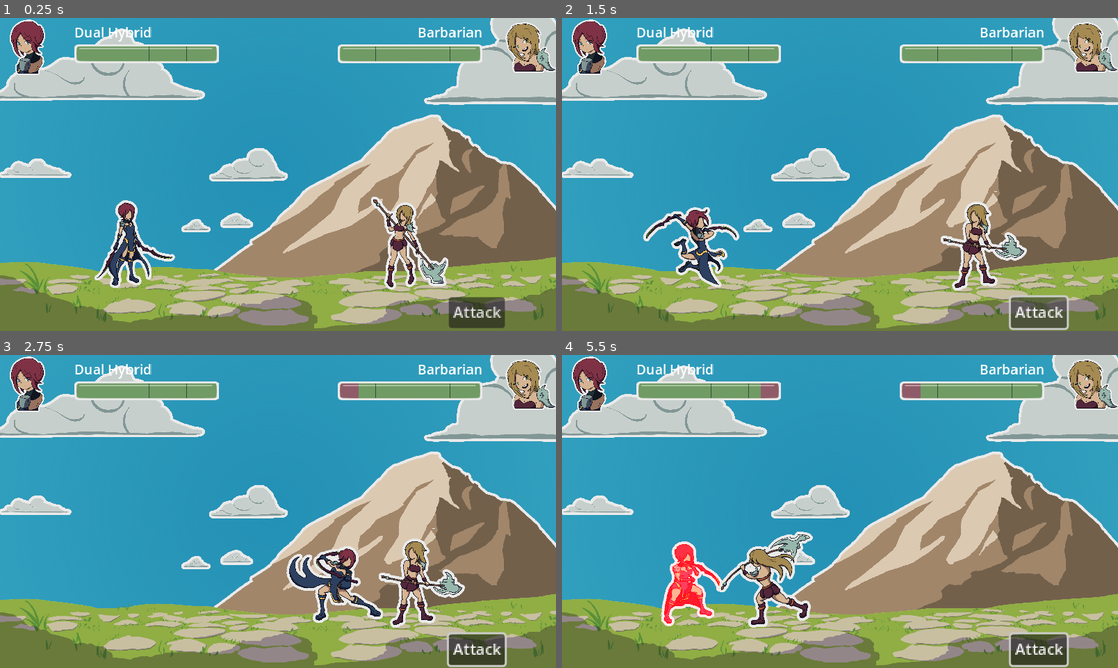
Above: before the commit, frames 1-4 (two rows, left to right).
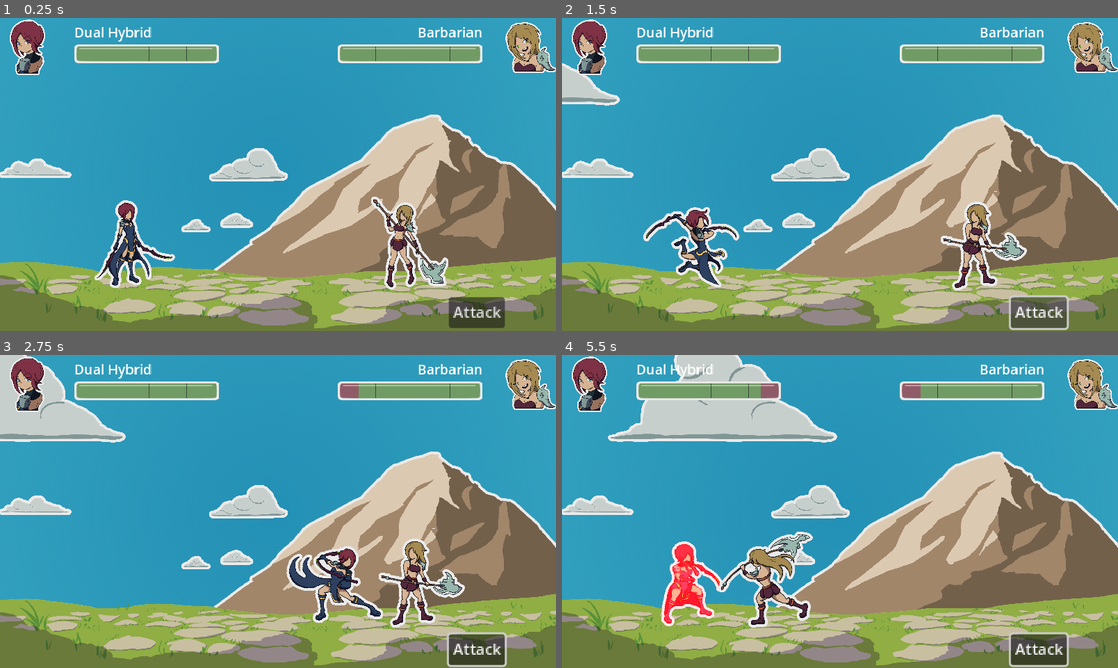
Above: after the commit, the same moments.

Repository: MajorZiploc/sticker_book_moments
Game: Godot game, scene res://lvls/battle_scene.tscn
Two runs of this game, one before a commit and one after it. Both use one fixed random seed, a clock stepped at 60 frames per second and the inputs below.
Inputs (mouse positions are in pixels of both pictures, inside the frame that each line leads up to):
- Up to frame 1 (0.25 s): no input
- Up to frame 2 (1.5 s): tap Enter (ui_accept) at 0.5, 0.77 s; move the mouse to (962, 158) at 0.52 s; hold D (right) 0.53-1.25 s; hold F 0.53-1.25 s; click (962, 158) at 0.67 s; click "Attack" at 1.25 s
- Up to frame 3 (2.75 s): move the mouse to (166, 527) at 2.02 s; hold S (down) from 2.03 s (still down); tap Space at 2.1 s; tap Enter (ui_accept) at 2.27 s
- Up to frame 4 (5.5 s): move the mouse to (895, 442) at 2.77 s; release S (down) at 2.78 s; hold D (right) 2.78-3.53 s; hold F 2.78-3.53 s; move the mouse to (812, 574) at 3.52 s; hold W (up) 3.53-4.28 s; tap Space at 3.6, 5.1 s; click (812, 574) at 3.67 s; tap Enter (ui_accept) at 3.77, 4.52, 5.27 s; move the mouse to (1006, 558) at 4.27 s; hold F 4.28-5.03 s; hold A (left) from 4.28 s (still down); move the mouse to (673, 464) at 5.02 s

The runs differ from the first frame. In frame 1, 7.1% of the frame differs, in the area x 0-100%, y 0-28%; in frame 2, 7.1%; in frame 3, 7.0%; in frame 4, 8.4%.

Commit message:
init lg_cloud movements

Diff:
--- a/lvls/battle_scene.gd
+++ b/lvls/battle_scene.gd
@@ -18,6 +18,20 @@
     self.name = name;
     self.bust = bust;
 
+class Background:
+  var lg_clouds: Array[Sprite2D];
+  var md_clouds: Array[Sprite2D];
+  var sm_clouds: Array[Sprite2D];
+  func _init(lg_clouds: Array[Sprite2D], md_clouds: Array[Sprite2D], sm_clouds: Array[Sprite2D]):
+    self.lg_clouds = lg_clouds;
+    self.md_clouds = md_clouds;
+    self.sm_clouds = sm_clouds;
+
+@onready var background = Background.new(
+  [$bg_root/lg_cloud, $bg_root/lg_cloud_2],
+  [],
+  [],
+);
 @onready var player = CombatUnit.new(
   $path_left/path_follow/battle_char,
   $path_left/path_follow,
@@ -49,6 +63,7 @@
 
 # Called when the node enters the scene tree for the first time.
 func _ready():
+  _hide_bg_eles();
   player.unit_data = CombatUnitData.entries[CombatUnitData.Type.DUAL_HYBRID];
   npc.unit_data = CombatUnitData.entries[CombatUnitData.Type.TWO_HANDED_AXER];
   player.char.update_sprite_texture(player.unit_data.sprite_path);
@@ -74,6 +89,7 @@
   npc.name.text = npc.unit_data.name;
   _update_unit_health_bar(player);
   _update_unit_health_bar(npc);
+  _init_bg_movements();
 
 func update_bust_texture(combat_unit: CombatUnit):
   var texture = load(combat_unit.unit_data.bust_path);
@@ -127,3 +143,22 @@
   elif !parry_attempted:
     parry_attempted = true;
     parry_attempted_ratio = npc.path_follow.progress_ratio;
+
+func _init_bg_movements():
+  for cloud in background.lg_clouds:
+    var left_off_screen_x = -1200;
+    var right_off_screen_x = 3300;
+    print(cloud);
+    cloud.position.x = left_off_screen_x;
+    cloud.visible = true;
+    var total_movetime = 20;
+    var timer_wait = total_movetime * 0.6;
+    var tween = create_tween();
+    tween.tween_property(cloud, "position:x", right_off_screen_x, total_movetime).set_trans(Tween.TRANS_LINEAR);
+    tween.tween_callback(func(): cloud.position.x = left_off_screen_x).set_delay(0.1);
+    tween.set_loops(-1);
+    await get_tree().create_timer(timer_wait).timeout;
+
+func _hide_bg_eles():
+  for cloud in background.lg_clouds:
+    cloud.visible = false;
--- a/lvls/battle_scene.tscn
+++ b/lvls/battle_scene.tscn
@@ -51,6 +51,7 @@
 grow_vertical = 2
 
 [node name="skybox" type="TextureRect" parent="bg_root"]
+layout_mode = 0
 offset_left = -805.0
 offset_top = -1032.0
 offset_right = 1695.0
@@ -72,6 +73,7 @@
 texture = ExtResource("4_e8mo6")
 
 [node name="floor" type="TextureRect" parent="bg_root"]
+layout_mode = 0
 offset_left = -807.0
 offset_top = -1085.0
 offset_right = 1693.0
